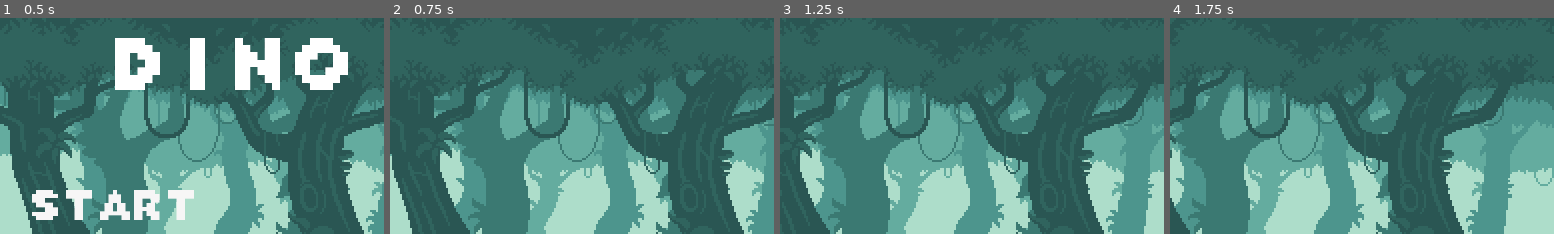
Above: before the commit, frames 1-4 (left to right).
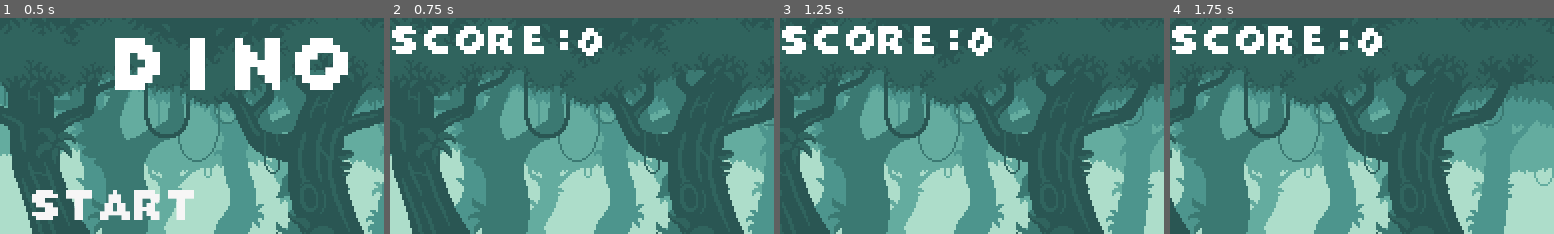
Above: after the commit, the same moments.

Repository: Moracus/dino_rush
Game: Godot game, scene res://Main.tscn
Two runs of this game, one before a commit and one after it. Both use one fixed random seed, a clock stepped at 60 frames per second and the inputs below.
Inputs:
- Up to frame 1 (0.5 s): no input
- Up to frame 2 (0.75 s): click "start" at 0.5 s
- Up to frame 3 (1.25 s): no input
- Up to frame 4 (1.75 s): tap Space (jump) at 1.52 s
The pictures show only the part of the screen within x 0-50%, y 4-54%; the shares and areas given below are measured in that part.

Frame 1 is identical in both runs. In frame 2, 3.4% of the frame differs, in the area x 0-56%, y 3-18%; in frame 3, 3.4%; in frame 4, 3.4%.

Commit message:
added scoring system

Diff:
--- /dev/null
+++ b/UI/Score.gd
@@ -0,0 +1,19 @@
+extends CanvasLayer
+
+
+# Declare member variables here. Examples:
+# var a = 2
+var  score_cnt = 0
+
+
+# Called when the node enters the scene tree for the first time.
+func _ready():
+	$Score_Timer.start()
+
+
+func _physics_process(delta):
+	$Counter.text = str(score_cnt)
+
+
+func _on_Score_Timer_timeout():
+	score_cnt +=1
--- /dev/null
+++ b/UI/Score.tscn
@@ -0,0 +1,32 @@
+[gd_scene load_steps=4 format=2]
+
+[ext_resource path="res://UI/theme01.tres" type="Theme" id=1]
+[ext_resource path="res://UI/Score.gd" type="Script" id=2]
+
+[sub_resource type="StyleBoxEmpty" id=2]
+
+[node name="Score" type="CanvasLayer"]
+script = ExtResource( 2 )
+
+[node name="Text" type="Label" parent="."]
+margin_left = -1.0
+margin_top = 13.0
+margin_right = 79.0
+margin_bottom = 29.0
+theme = ExtResource( 1 )
+custom_styles/normal = SubResource( 2 )
+text = "score:"
+
+[node name="Counter" type="Label" parent="."]
+margin_left = 92.0
+margin_top = 14.0
+margin_right = 188.0
+margin_bottom = 30.0
+theme = ExtResource( 1 )
+custom_styles/normal = SubResource( 2 )
+text = "0"
+
+[node name="Score_Timer" type="Timer" parent="."]
+wait_time = 3.0
+
+[connection signal="timeout" from="Score_Timer" to="." method="_on_Score_Timer_timeout"]
--- /dev/null
+++ b/UI/theme01.tres
@@ -0,0 +1,9 @@
+[gd_resource type="Theme" load_steps=3 format=2]
+
+[ext_resource path="res://UI/Bongo-8 Mono.ttf" type="DynamicFontData" id=1]
+
+[sub_resource type="DynamicFont" id=1]
+font_data = ExtResource( 1 )
+
+[resource]
+default_font = SubResource( 1 )
--- a/World.gd
+++ b/World.gd
@@ -9,22 +9,15 @@
 var obstacle1 = preload("res://Cactus01.tscn")
 var obstacle2 = preload("res://Cactus02.tscn")
 var obstacle3 = preload("res://Tree.tscn")
+
 onready var obstacles = [obstacle1,obstacle2,obstacle3]
 
-# Called when the node enters the scene tree for the first time.
 func _ready():
 	randomize()
 	$SpawnTimer.start()
 
-
-
-
 func _physics_process(delta):
 	scroll_base_offset.x += move_toward(0,backspeed,-1*accn)
-
-
-
-
 
 func _on_Cactus_body_entered(body):
 	if body is Player:
--- a/World.tscn
+++ b/World.tscn
@@ -11,6 +11,7 @@
 [ext_resource path="res://Cactus01.tscn" type="PackedScene" id=9]
 [ext_resource path="res://Player/Player.tscn" type="PackedScene" id=10]
 [ext_resource path="res://particles/Leaf.tscn" type="PackedScene" id=11]
+[ext_resource path="res://UI/Score.tscn" type="PackedScene" id=12]
 
 [sub_resource type="RectangleShape2D" id=1]
 extents = Vector2( 197, 10 )
@@ -68,4 +69,6 @@
 position = Vector2( 402, -23 )
 z_index = 50
 
+[node name="Score" parent="." instance=ExtResource( 12 )]
+
 [connection signal="timeout" from="SpawnTimer" to="." method="_on_SpawnTimer_timeout"]
Not shown: 1 places in World.tscn that only renumber resources
